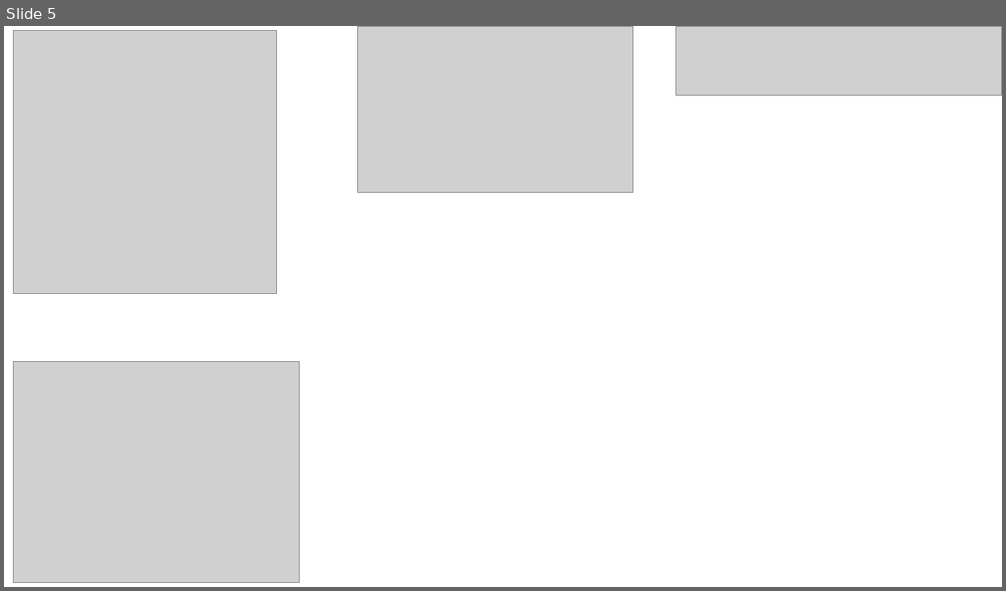
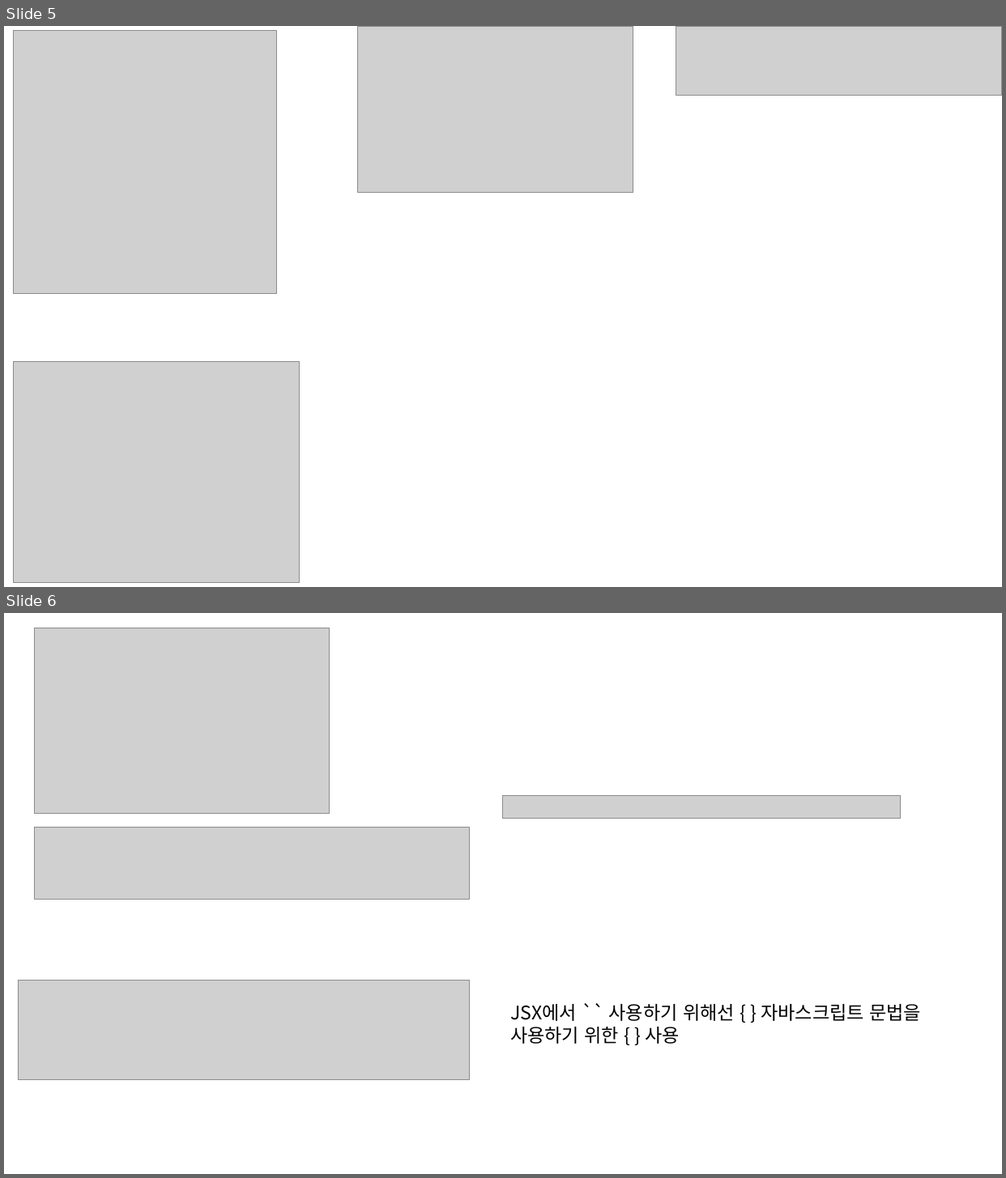
Before and after one commit to HSungJun/AfterSemi, a slide deck: react/React.pptx. Shown one above the other, each under a label of ours: slide 5 before the commit, slides 5 and 6 after it. The pictures are 1006x591 and 1006x1178 pixels, drawn with LibreOffice and Linux fonts; fonts in the diff are those of the drawing; grey boxes stand for pictures. Boxes give left, top, right and bottom in pixels: in the first picture for what was removed or moved away, otherwise in the second. Text is boxed around its words. In the diff, an @@ line names an element or a change of style, - is before the commit and + after.

```diff
--- a/react/React.pptx
+++ b/react/React.pptx
@@ slide 6 added at bbox=[4, 613, 1002, 1174], background #FFFFFF @@
@@ picture added at bbox=[35, 628, 330, 814] @@
@@ picture added at bbox=[503, 796, 901, 818] @@
@@ picture added at bbox=[35, 828, 470, 900] @@
@@ picture added at bbox=[19, 980, 470, 1080] @@
@@ text added at bbox=[510, 1004, 921, 1044], 18 pt, text #000000 @@
+JSX에서 `` 사용하기 위해선 { } 자바스크립트 문법을
+사용하기 위한 { } 사용
```
Also in this commit, not shown: 4 other slides added, 1 slide removed, 41 other files.
